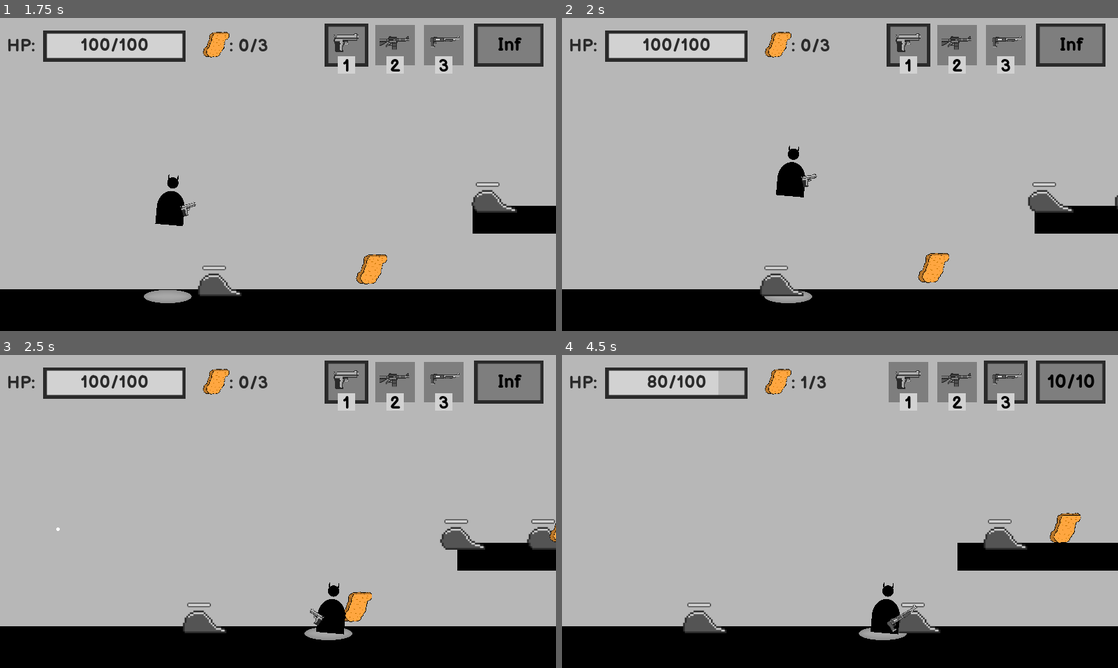
Above: before the commit, frames 1-4 (two rows, left to right).
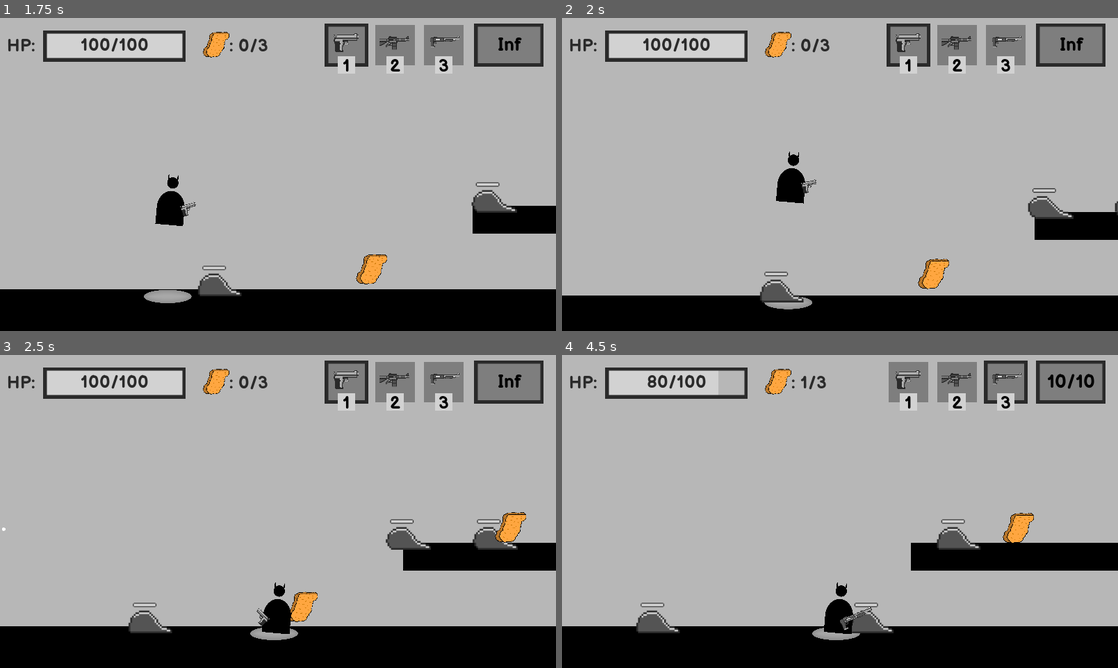
Above: after the commit, the same moments.

Repository: BesterCoder/nuggie-collector
Game: Godot game, scene res://menus/main/MainMenu.tscn
Two runs of this game, one before a commit and one after it. Both use one fixed random seed, a clock stepped at 60 frames per second and the inputs below. Sound files missing from this copy of the repository are replaced by a short silence.
Inputs (mouse positions are in pixels of both pictures, inside the frame that each line leads up to):
- Up to frame 1 (1.75 s): click "Play" at 0.5 s; move the mouse to (400, 158) at 1.27 s; hold D (move_right) from 1.28 s (still down); hold E (interact) from 1.28 s (still down); tap W (jump) at 1.52 s
- Up to frame 2 (2 s): keep holding D (move_right); keep holding E (interact)
- Up to frame 3 (2.5 s): keep holding D (move_right); move the mouse to (166, 527) at 2.02 s; release E (interact) at 2.03 s; click (166, 527) at 2.1 s; tap W (jump) at 2.27 s
- Up to frame 4 (4.5 s): move the mouse to (895, 442) at 2.77 s; release D (move_right) at 2.78 s; hold A (move_left) 2.78-3.53 s; tap 1 (select_pistol) at 2.85 s; move the mouse to (812, 574) at 3.52 s; hold D (move_right) from 3.53 s (still down); tap 2 (select_rifle) at 3.6 s; tap W (jump) at 3.77 s; move the mouse to (1006, 558) at 4.27 s; tap 3 (select_shotgun) at 4.35 s

Frame 1 is identical in both runs. In frame 2, 4.1% of the frame differs, in the area x 0-100%, y 40-94%; in frame 3, 5.5%, in the area x 0-100%, y 50-92%; in frame 4, 5.1%.

Commit message:
Disable smooth camera to avoid stutter/jitter

Diff:
--- a/levels/level_001.tscn
+++ b/levels/level_001.tscn
@@ -44,7 +44,6 @@
 limit_left = 0
 limit_right = 7616
 limit_bottom = 544
-smoothing_enabled = true
 smoothing_speed = 4.0
 
 [node name="Enemies" type="Node2D" parent="."]
--- a/levels/level_002.tscn
+++ b/levels/level_002.tscn
@@ -44,7 +44,6 @@
 limit_left = 0
 limit_right = 8576
 limit_bottom = 544
-smoothing_enabled = true
 smoothing_speed = 4.0
 
 [node name="Enemies" type="Node2D" parent="."]
--- a/levels/level_003.tscn
+++ b/levels/level_003.tscn
@@ -45,7 +45,6 @@
 limit_left = 0
 limit_right = 8576
 limit_bottom = 544
-smoothing_enabled = true
 smoothing_speed = 4.0
 
 [node name="Enemies" type="Node2D" parent="."]
--- a/levels/level_004.tscn
+++ b/levels/level_004.tscn
@@ -45,7 +45,6 @@
 limit_left = 0
 limit_right = 1792
 limit_bottom = 544
-smoothing_enabled = true
 smoothing_speed = 4.0
 
 [node name="Enemies" type="Node2D" parent="."]
--- a/levels/level_005.tscn
+++ b/levels/level_005.tscn
@@ -44,7 +44,6 @@
 limit_left = 0
 limit_right = 8832
 limit_bottom = 544
-smoothing_enabled = true
 smoothing_speed = 4.0
 
 [node name="Enemies" type="Node2D" parent="."]
--- a/levels/level_006.tscn
+++ b/levels/level_006.tscn
@@ -60,7 +60,6 @@
 limit_left = -384
 limit_right = 8896
 limit_bottom = 544
-smoothing_enabled = true
 smoothing_speed = 4.0
 
 [node name="Enemies" type="Node2D" parent="."]
--- a/levels/level_007.tscn
+++ b/levels/level_007.tscn
@@ -45,7 +45,6 @@
 limit_left = 0
 limit_right = 7616
 limit_bottom = 544
-smoothing_enabled = true
 smoothing_speed = 4.0
 
 [node name="Nuggies" type="Node2D" parent="."]
